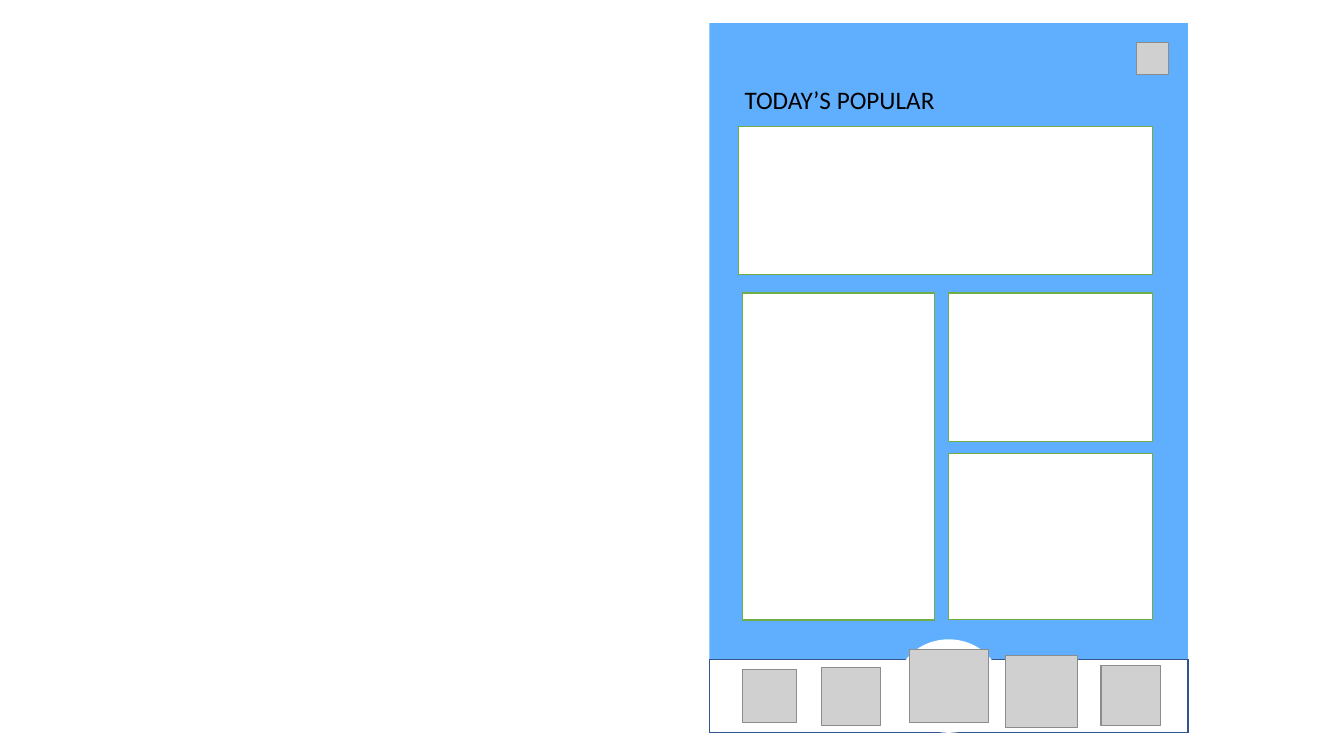
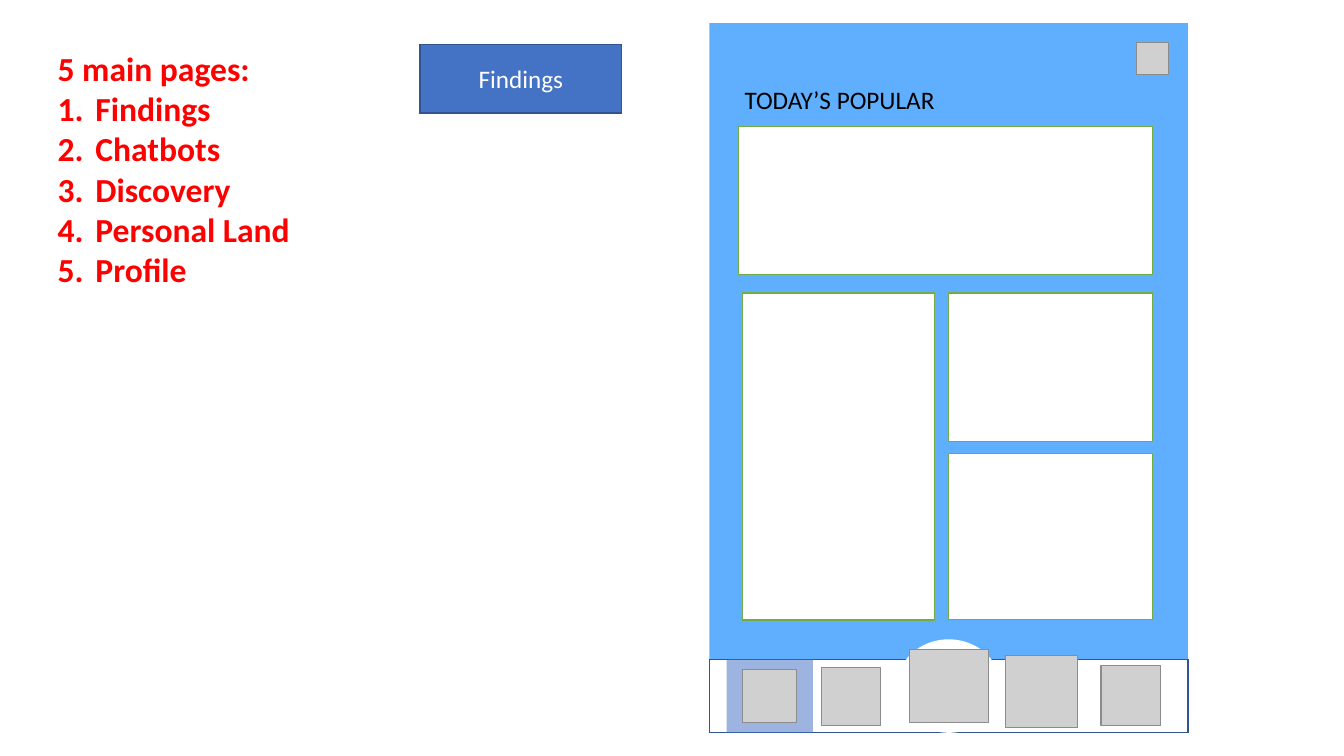
Before and after one commit to liumcse/GuageLand, a slide deck: slide 5 of src/common/prototype/design_fossasia.pptx. Drawn at 1344x756 pixels with LibreOffice and Linux fonts; fonts in the diff are those of the drawing; grey boxes stand for pictures. Boxes give left, top, right and bottom in pixels: in the first picture for what was removed or moved away, otherwise in the second. Text is boxed around its words. In the diff, an @@ line names an element or a change of style, - is before the commit and + after.

```diff
--- a/src/common/prototype/design_fossasia.pptx
+++ b/src/common/prototype/design_fossasia.pptx
@@ text added at box(58, 57, 290, 283), 24 pt, text #FF0000, bold @@
+5 main pages:
+1. Findings
+2. Chatbots
+3. Discovery
+4. Personal Land
+5. Profile
@@ rectangle added at box(420, 44, 622, 113), fill #4472C4, outline #325491 1 pt, 18 pt, text #FFFFFF @@
+Findings
@@ rectangle added at box(727, 659, 814, 733), fill #4472C4 at 53% opacity @@
```
Also in this commit, not shown: 7 other slides changed, 3 slides added, 1 slide removed, 3 other files.
